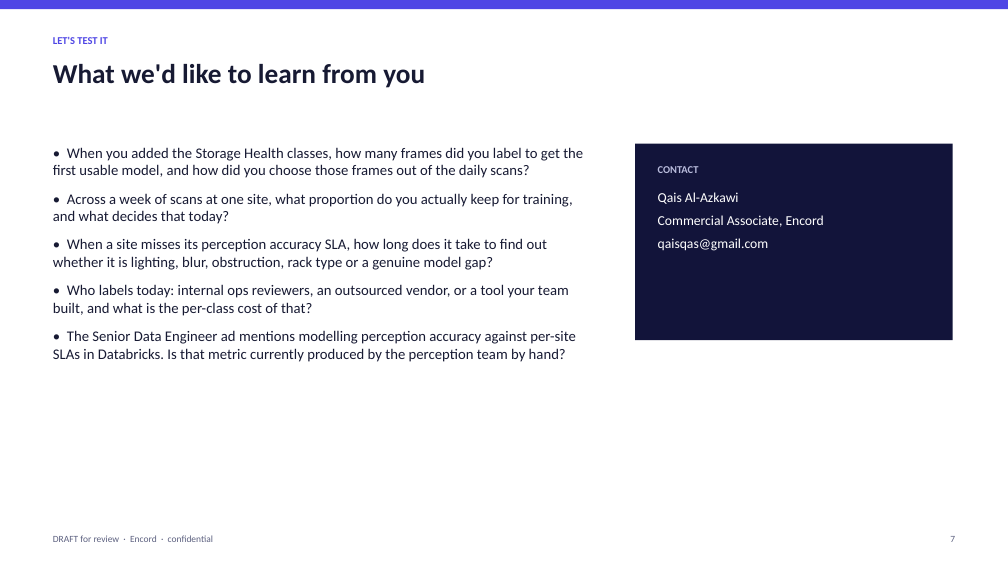
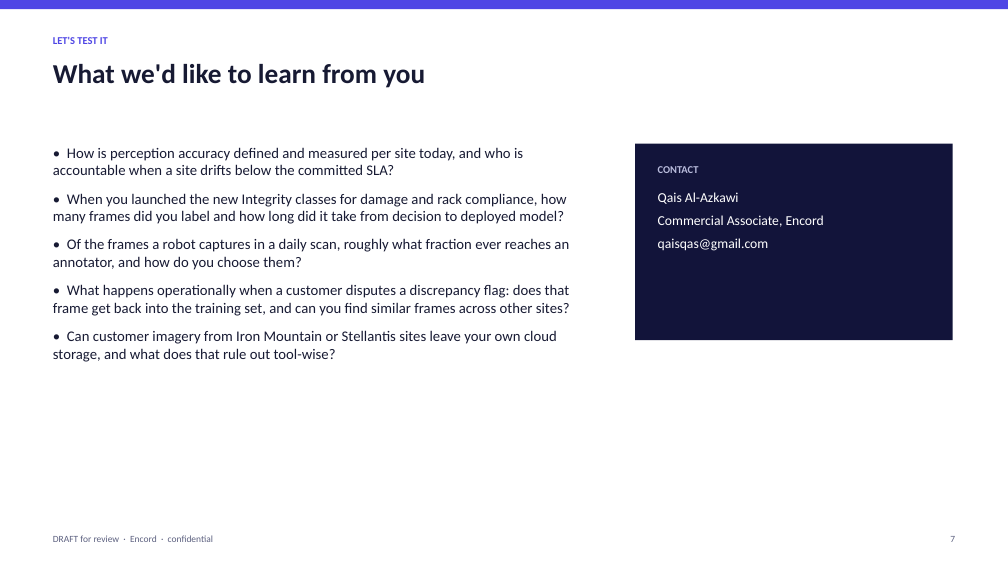
Before and after one commit to qaisak/signal-desk, a slide deck: slide 7 of docs/briefs/dexory.pptx. Drawn at 1008x567 pixels with LibreOffice and Linux fonts; fonts in the diff are those of the drawing. Boxes give left, top, right and bottom in pixels: in the first picture for what was removed or moved away, otherwise in the second. Text is boxed around its words. In the diff, an @@ line names an element or a change of style, - is before the commit and + after.

```diff
--- a/docs/briefs/dexory.pptx
+++ b/docs/briefs/dexory.pptx
@@ text at [53, 147, 570, 362]: text changed @@
-• When you added the Storage Health classes, how many frames did you label to get the first usable model, and how did you choose those frames out of the daily scans?
-• Across a week of scans at one site, what proportion do you actually keep for training, and what decides that today?
-• When a site misses its perception accuracy SLA, how long does it take to find out whether it is lighting, blur, obstruction, rack type or a genuine model gap?
-• Who labels today: internal ops reviewers, an outsourced vendor, or a tool your team built, and what is the per-class cost of that?
-• The Senior Data Engineer ad mentions modelling perception accuracy against per-site SLAs in Databricks. Is that metric currently produced by the perception team by hand?
+• How is perception accuracy defined and measured per site today, and who is accountable when a site drifts below the committed SLA?
+• When you launched the new Integrity classes for damage and rack compliance, how many frames did you label and how long did it take from decision to deployed model?
+• Of the frames a robot captures in a daily scan, roughly what fraction ever reaches an annotator, and how do you choose them?
+• What happens operationally when a customer disputes a discrepancy flag: does that frame get back into the training set, and can you find similar frames across other sites?
+• Can customer imagery from Iron Mountain or Stellantis sites leave your own cloud storage, and what does that rule out tool-wise?
```
Also in this commit, not shown: 6 other slides changed, 9 other files.
